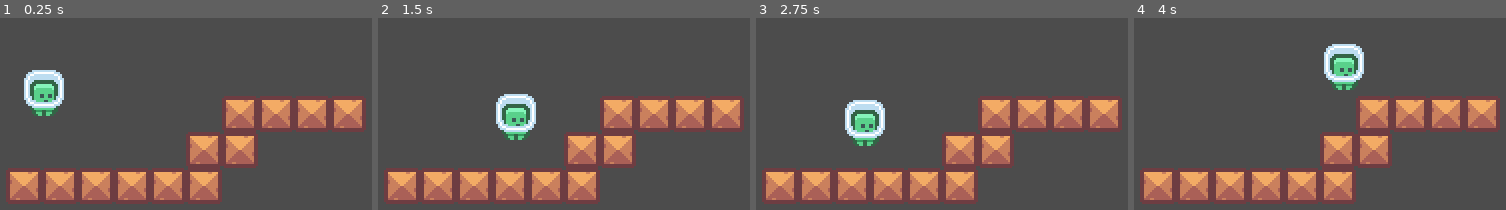
Above: before the commit, frames 1-4 (left to right).
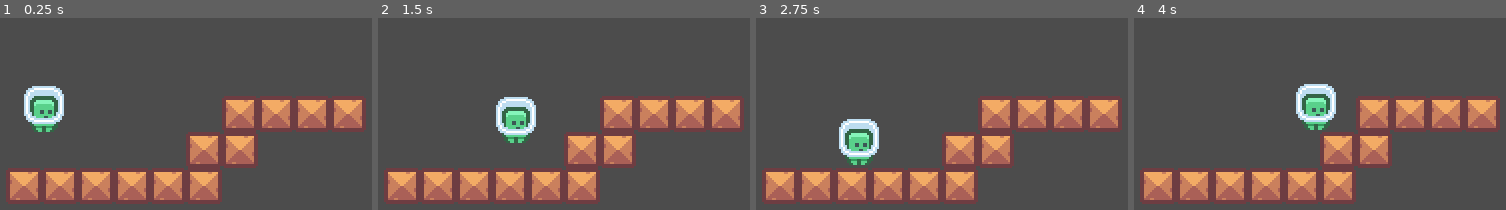
Above: after the commit, the same moments.

Repository: Kapioga/Pixel-Platformer-Tutorial
Game: Godot game, scene res://World.tscn
Same seed, same stepped clock (60 frames per second), same inputs: the game is played once before the commit and once after it.
Inputs:
- Up to frame 1 (0.25 s): no input
- Up to frame 2 (1.5 s): hold Right (ui_right) from 0.53 s (still down); tap Up (ui_up) at 0.6, 0.77, 1.07, 1.35 s
- Up to frame 3 (2.75 s): tap Up (ui_up) at 1.52, 1.82, 2.1 s; release Right (ui_right) at 2.03 s; hold Left (ui_left) from 2.03 s (still down)
- Up to frame 4 (4 s): release Left (ui_left) at 2.78 s; hold Right (ui_right) from 2.78 s (still down); tap Up (ui_up) at 2.85, 3.02, 3.32, 3.6, 3.77 s

The runs differ from the first frame. In frame 1, 2.8% of the frame differs, in the area x 6-18%, y 27-60%; in frame 2, 1.3%; in frame 3, 3.1%; in frame 4, 4.4%, in the area x 43-62%, y 13-59%.

Commit message:
Variables updated

Diff:
--- a/Player.gd
+++ b/Player.gd
@@ -1,4 +1,12 @@
 extends KinematicBody2D
+
+export(int) var JUMP_FORCE = -130 #Public
+export(int) var JUMP_RELEASE_FORCE = -70
+export(int) var MAX_SPEED = 50
+export(int) var ACCELERATION = 20
+export(int) var FRICTION = 20
+export(int) var GRAVITY= 4
+export(int) var ADDITIONAL_FALL= 4
 
 var velocity = Vector2.ZERO
 
@@ -19,19 +27,26 @@
 	else:
 		apply_acceleration(input.x)
 
-	if is_on_floor() and Input.is_action_just_pressed("ui_up"): #ensures that it jumps once
-		velocity.y=-120
+	if is_on_floor():
+		if Input.is_action_just_pressed("ui_up"): #ensures that it jumps once
+			velocity.y= JUMP_FORCE
+	else:
+		if Input.is_action_just_released("ui_up") and velocity.y < JUMP_RELEASE_FORCE:
+			velocity.y= -70
+
+		if velocity.y > 0 :
+			velocity.y += ADDITIONAL_FALL
 
 	velocity = move_and_slide(velocity, Vector2.UP) #Moves character and detects collisions/Gravity
 
 #Gravity
 func apply_gravity():
-	velocity.y+=4
+	velocity.y += GRAVITY
 
 #Friction
 func apply_friction():
-	velocity.x = move_toward(velocity.x, 0, 20)
+	velocity.x = move_toward(velocity.x, 0, FRICTION)
 
 #Movement
 func apply_acceleration(amount):
-	velocity.x = move_toward(velocity.x, 50 * amount, 20)
+	velocity.x = move_toward(velocity.x, MAX_SPEED * amount, ACCELERATION )
